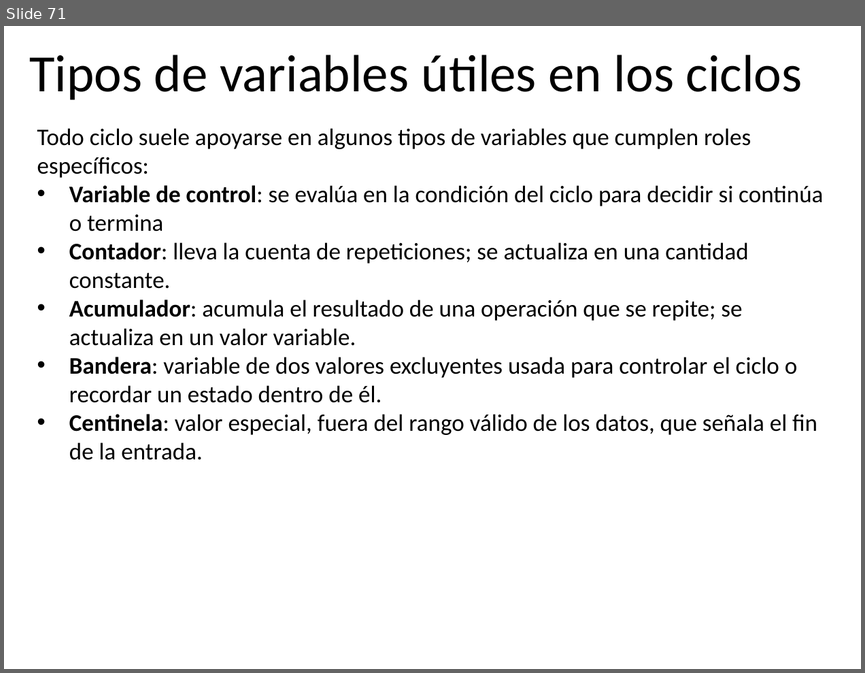
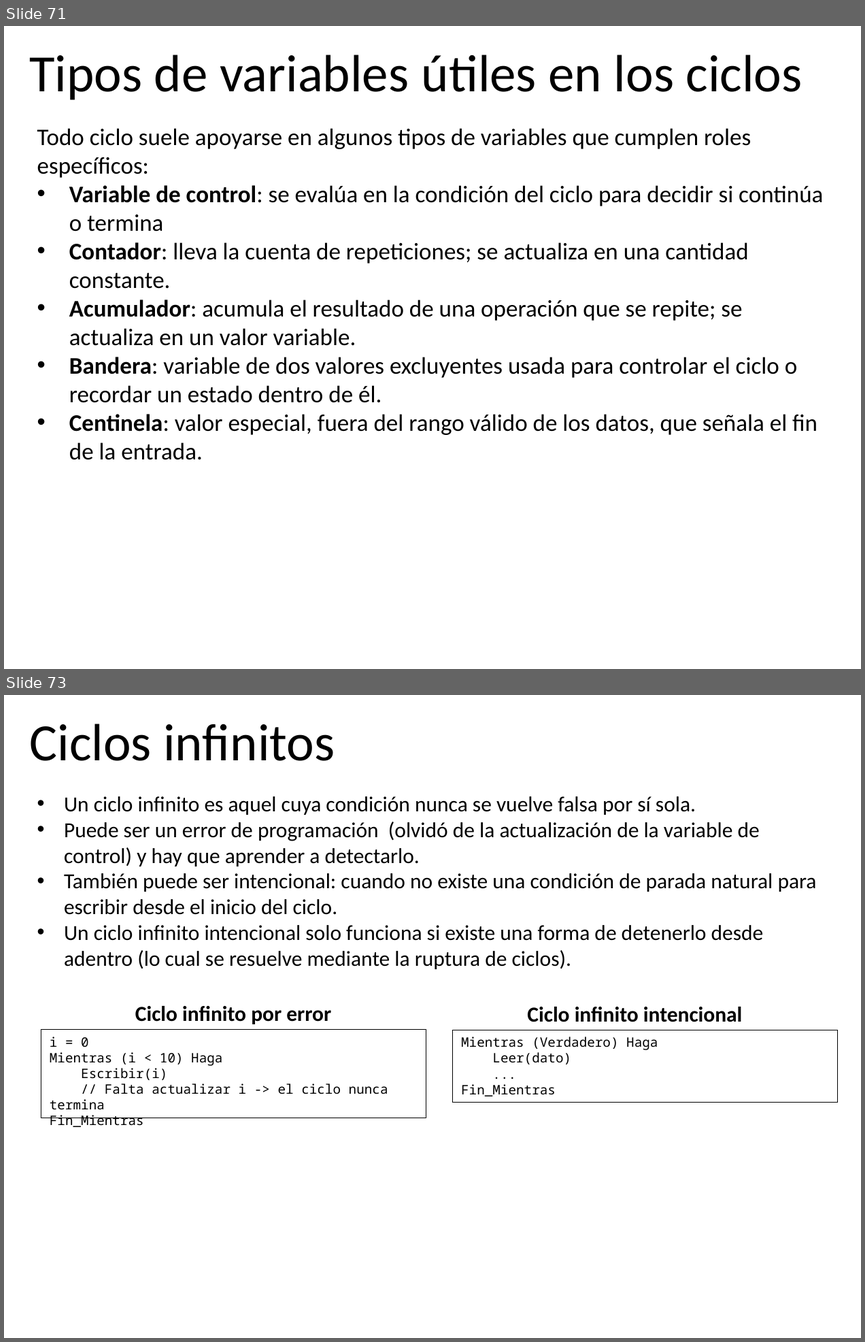
Before and after one commit to algoritmos-UdeA/logica1-20262, a slide deck: clases/7/teoria/clase-07.pptx. Shown one above the other, each under a label of ours: slide 71 before the commit, slides 71 and 73 after it; the slides between them are not shown. The pictures are 865x673 and 865x1342 pixels, drawn with LibreOffice and Linux fonts; fonts in the diff are those of the drawing. Boxes give left, top, right and bottom in pixels: in the first picture for what was removed or moved away, otherwise in the second. Text is boxed around its words. In the diff, an @@ line names an element or a change of style, - is before the commit and + after.

```diff
--- a/clases/7/teoria/clase-07.pptx
+++ b/clases/7/teoria/clase-07.pptx
@@ slide 73 added at (x1=4, y1=695, x2=861, y2=1338), background #FFFFFF @@
@@ title added at (x1=29, y1=724, x2=334, y2=761), 44 pt, text #000000 @@
+Ciclos infinitos
@@ text added at (x1=64, y1=796, x2=817, y2=969), 18 pt, text #000000 @@
+• Un ciclo infinito es aquel cuya condición nunca se vuelve falsa por sí sola.
+• Puede ser un error de programación (olvidó de la actualización de la variable de control) y hay que aprender a detectarlo.
+• También puede ser intencional: cuando no existe una condición de parada natural para escribir desde el inicio del ciclo.
+• Un ciclo infinito intencional solo funciona si existe una forma de detenerlo desde adentro (lo cual se resuelve mediante la ruptura de ciclos).
@@ text added at (x1=135, y1=1006, x2=331, y2=1024), 18 pt, text #000000, bold @@
+Ciclo infinito por error
@@ text added at (x1=527, y1=1006, x2=742, y2=1022), 18 pt, text #000000, bold @@
+Ciclo infinito intencional
@@ rectangle added at (x1=41, y1=1029, x2=426, y2=1117), outline #000000 0.75 pt, 11 pt, text #000000 @@
+i = 0
+Mientras (i < 10) Haga
+Escribir(i)
+// Falta actualizar i -> el ciclo nunca termina
+Fin_Mientras
@@ rectangle added at (x1=453, y1=1030, x2=838, y2=1102), outline #000000 0.75 pt, 11 pt, text #000000 @@
+Mientras (Verdadero) Haga
+Leer(dato)
+...
+Fin_Mientras
```
Also in this commit, not shown: 21 slides changed, 13 other slides added, 13 other files.
